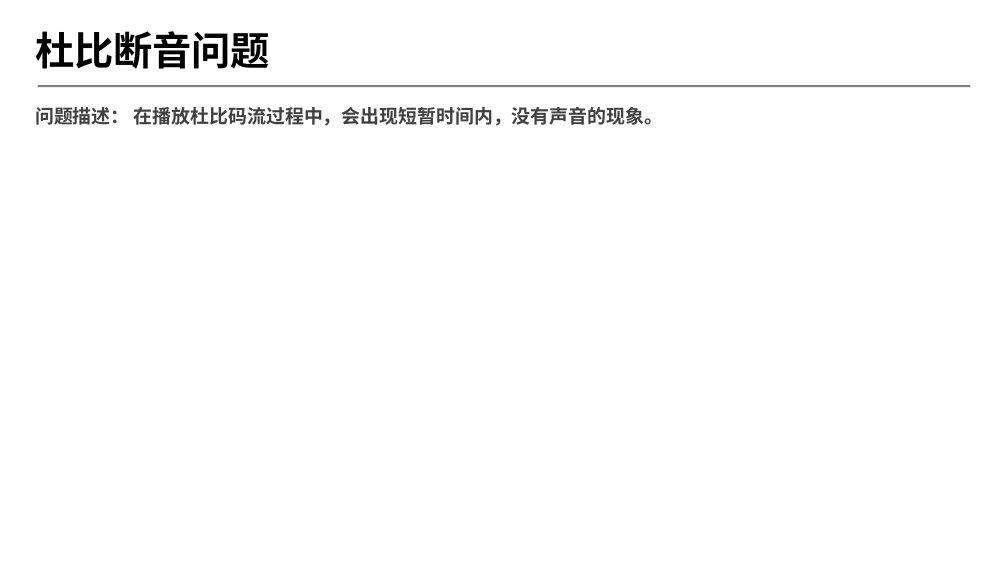
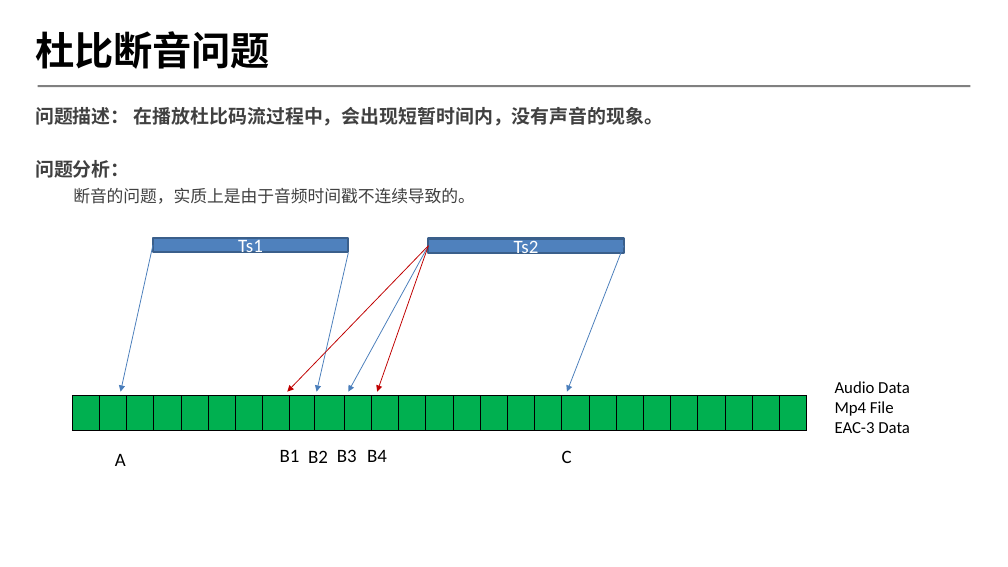
Before and after one commit to byrgyj/Document, a slide deck: slide 11 of ISO_IEC_Document/mpegts/ppt/2018-第四季度季度会报告.pptx (slide 10 before the commit). Drawn at 1008x567 pixels with LibreOffice and Linux fonts; fonts in the diff are those of the drawing; background and template pictures are left out. Boxes give left, top, right and bottom in pixels: in the first picture for what was removed or moved away, otherwise in the second. Text is boxed around its words. In the diff, an @@ line names an element or a change of style, - is before the commit and + after.

```diff
--- a/ISO_IEC_Document/mpegts/ppt/2018-第四季度季度会报告.pptx
+++ b/ISO_IEC_Document/mpegts/ppt/2018-第四季度季度会报告.pptx
@@ text at [35,160,475,204]: paragraphs added @@
+问题分析：
+断音的问题，实质上是由于音频时间戳不连续导致的。
@@ rectangle added at [153,237,348,252], fill #4F81BD, outline #3A5F8C 2 pt, 18 pt, text #FFFFFF @@
+Ts1
@@ rectangle added at [429,238,624,253], fill #4F81BD, outline #3A5F8C 2 pt, 18 pt, text #FFFFFF @@
+Ts2
@@ arrow added from (153, 245) to (121, 392), #4B7EBC 0.75 pt @@
@@ arrow added from (429, 246) to (287, 392), #C00000 0.75 pt @@
@@ arrow added from (349, 253) to (317, 392), #4B7EBC 0.75 pt @@
@@ arrow added from (429, 246) to (349, 392), #4B7EBC 0.75 pt @@
@@ arrow added from (429, 246) to (377, 392), #C00000 0.75 pt @@
@@ arrow added from (624, 246) to (567, 392), #4B7EBC 0.75 pt @@
@@ text added at [835,381,910,433], 16 pt, text #000000 @@
+Audio Data
+Mp4 File
+EAC-3 Data
@@ table added at [73,395,808,433], 1 rows, 27 columns @@
+ |  |  |  |  |  |  |  |  |  |  |  |  |  |  |  |  |  |  |  |  |  |  |  |  |  | 
@@ text added at [280,449,300,462], 18 pt, text #000000 @@
+B1
@@ text added at [337,449,357,462], 18 pt, text #000000 @@
+B3
@@ text added at [115,454,126,466], 18 pt, text #000000 @@
+A
@@ text added at [308,450,328,463], 18 pt, text #000000 @@
+B2
@@ text added at [367,450,387,462], 18 pt, text #000000 @@
+B4
@@ text added at [562,450,572,463], 18 pt, text #000000 @@
+C
```
Also in this commit, not shown: 5 other slides changed, 2 slides added.
